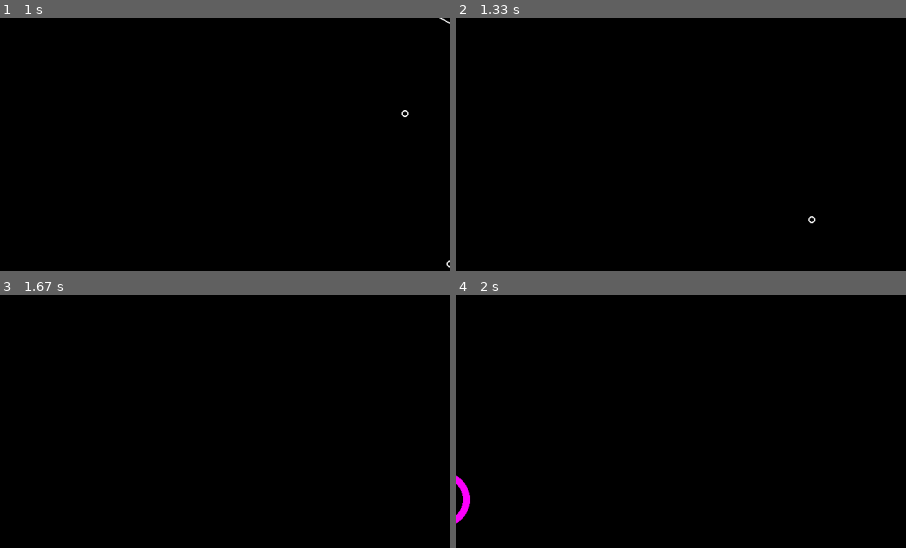
Above: before the commit, frames 1-4 (two rows, left to right).
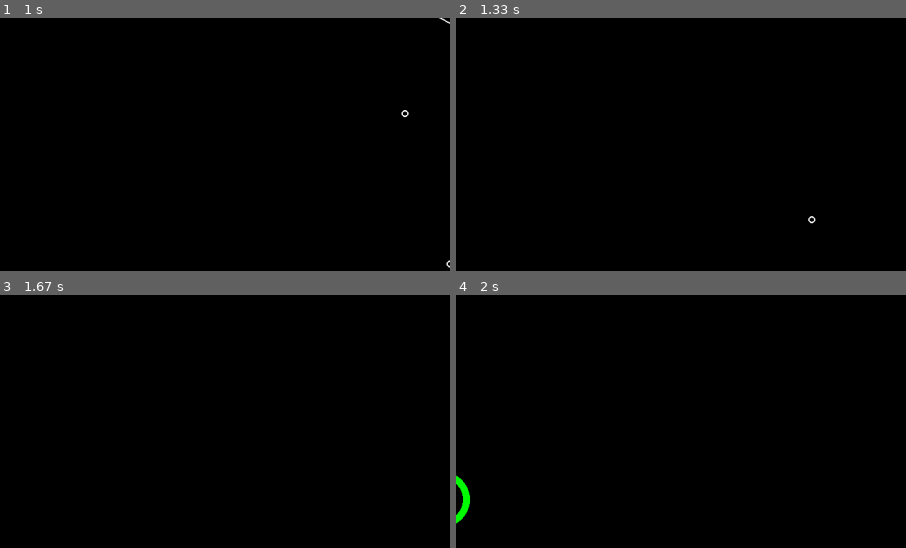
Above: after the commit, the same moments.

Repository: TobiasPartzsch/asteroids-game
Game: pygame game, started from main.py
Two runs of this game, one before a commit and one after it. Both use one fixed random seed, a clock stepped at 60 frames per second and the inputs below.
Inputs:
- Up to frame 1 (1 s): tap Space at 0.33, 0.73 s; hold D from 0.67 s (still down)
- Up to frame 2 (1.33 s): tap Space at 1.03, 1.23 s; release D at 1.13 s; hold W from 1.17 s (still down)
- Up to frame 3 (1.67 s): release W at 1.47 s; hold D from 1.5 s (still down); tap Space at 1.57 s
- Up to frame 4 (2 s): tap Space at 1.87 s; release D at 1.97 s
The pictures show only the part of the screen within x 0-50%, y 50-100%; the shares and areas given below are measured in that part.

Frames 1-3 are identical in both runs. In frame 4, 0.3% of the frame differs, in the area x 0-4%, y 71-91%.

Commit message:
finally found the bug and fixed it by calling copy in the setters

Diff:
--- a/circleshape.py
+++ b/circleshape.py
@@ -22,7 +22,7 @@
         super().__init__(*self.containers)
 
         self._position: pygame.Vector2 = start_position
-        self.velocity: pygame.Vector2 = pygame.Vector2(0, 0)  # velocity in pixels per second
+        self._velocity: pygame.Vector2 = pygame.Vector2(0, 0)  # velocity in pixels per second
         self.radius: float = radius
 
         self.rect = pygame.Rect(
@@ -36,12 +36,21 @@
         self.image: Optional[pygame.Surface] = None
 
     @property
+    def velocity(self) -> pygame.Vector2:
+        return self._velocity
+
+    @velocity.setter
+    def velocity(self, value: pygame.Vector2) -> None:
+        # make a copy to prevent side effects
+        self._velocity = value.copy()
+
+    @property
     def position(self) -> pygame.Vector2:
         return self._position
 
     @position.setter
     def position(self, value: pygame.Vector2) -> None:
-        self._position = value
+        self._position = value.copy()
         # Automatically update rect when position changes
         self.rect.center = (int(value.x), int(value.y))
 
